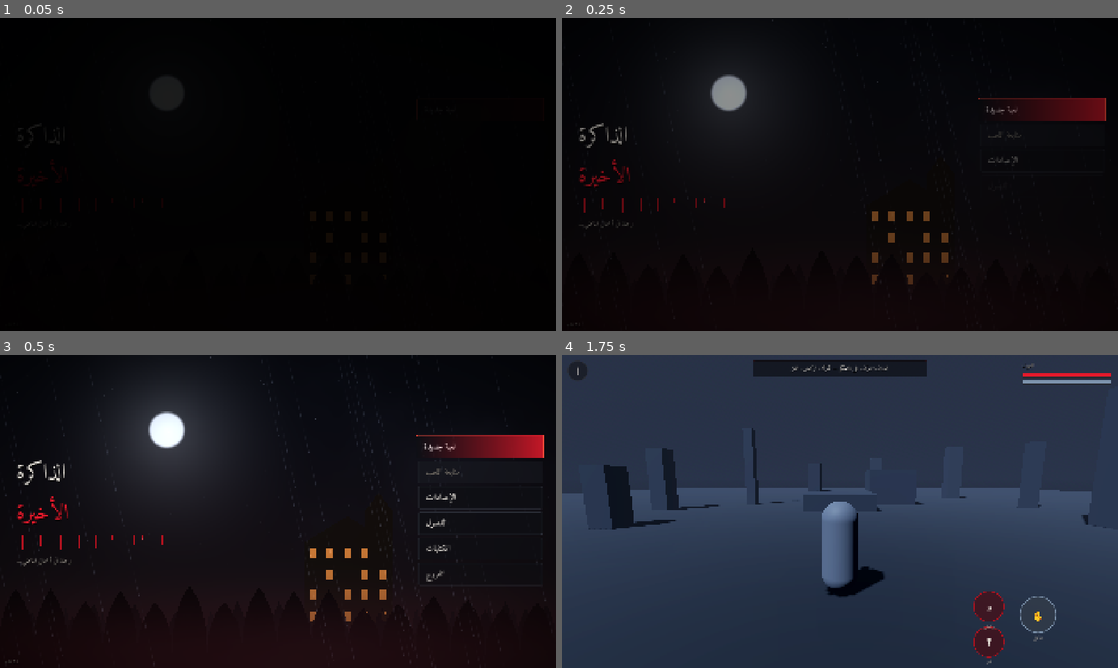
Above: before the commit, frames 1-4 (two rows, left to right).
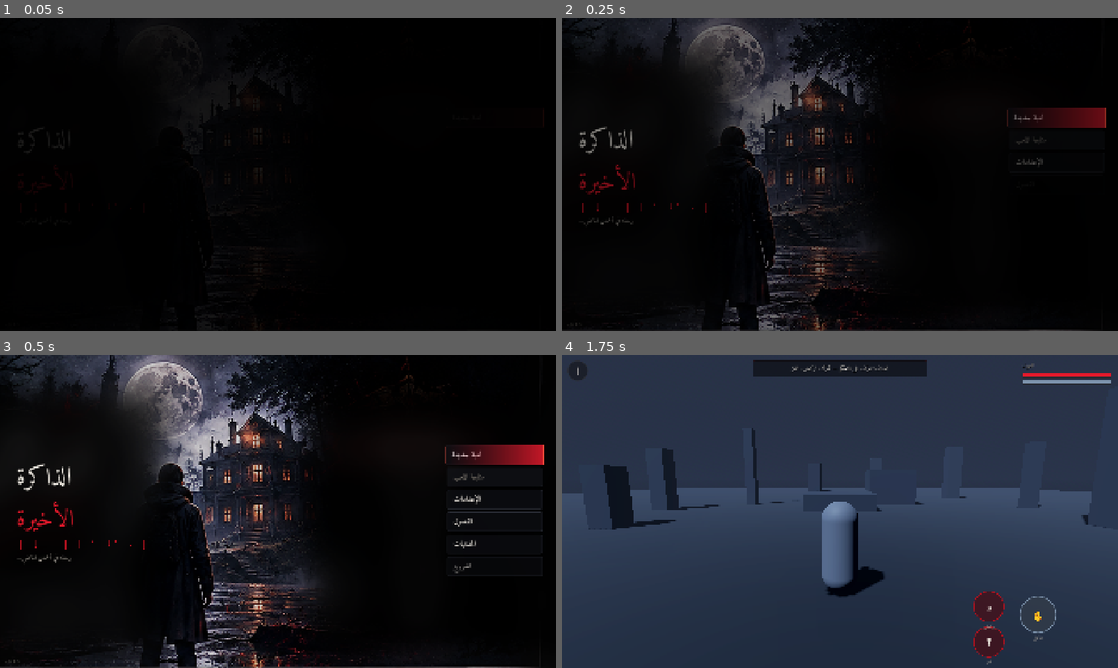
Above: after the commit, the same moments.

Repository: khlool509-spec/the-last-memory
Game: Godot game, scene res://src/ui/screens/main_menu.tscn
Two runs of this game, one before a commit and one after it. Both use one fixed random seed, a clock stepped at 60 frames per second and the inputs below.
Inputs (mouse positions are in pixels of both pictures, inside the frame that each line leads up to):
- Up to frame 1 (0.05 s): no input
- Up to frame 2 (0.25 s): no input
- Up to frame 3 (0.5 s): no input
- Up to frame 4 (1.75 s): click "لعبة جديدة" at 0.5 s; drag from (956, 520) to (895, 442) at 1.27 s

The runs differ from the first frame. In frame 1, less than 0.1% of the frame differs, in the area x 3-12%, y 34-44%; in frame 2, 12%; in frame 3, 25%, in the area x 0-100%, y 0-100%; in frame 4, nothing differs.

Commit message:
feat: اعتماد التصميم المرجعي كخلفية فعلية للقائمة (v0.3.0)
التصميم الإجرائي لم يقترب من المرجع، والسبب أن المرجع عمل فني مرسوم
ولا أملك توليد الصور. الحل: استخدام الصورة المرجعية نفسها.

العائق كان أن الواجهة مدمجة داخل الرسم (شعار وقائمة وزر إيقاف ودائرة
عصا)، فلو استُخدمت كما هي لظهر كل شيء مكرراً.

tools/prepare_menu_bg.py يعالجها:
- يقصّ الإطار الأسود والحدّ العمودي
- يطمس مناطق الواجهة المدمجة بضباب ثم إزالة تشبّع ثم تعتيم عميق،
  بحواف متدرّجة. الضباب وحده حوّل الشعار الأحمر إلى لطخة؛ التعتيم
  العميق يحوّله إلى ظل يندمج في مشهد ليلي. وهي نفس المناطق التي
  تغطيها الواجهة الحقيقية
- يكبّر إلى 2560 عرضاً بـ Lanczos مع إبراز حواف

الناتج 2560x1114 مُثبت في assets/textures/ui/menu_bg.png، ويلتقطه
AtmosphereBG تلقائياً بدل المشهد الإجرائي.

وضُبطت نسب الواجهة لتقارب المرجع: الشعار أكبر وسطراه متلاصقان بقطرات
أرق، والأزرار أضيق وأقصر وخطها أصغر.

اختبار جديد: يرفض غياب الصورة الفنية أو ضعف دقتها أو ضيق نسبتها، حتى
لا يسقط المشروع إلى الخلفية الإجرائية بصمت.

72 اختباراً + فحص التخطيط، صفر إخفاق.

Co-Authored-By: Claude Opus 5 <noreply@anthropic.com>
Claude-Session: https://claude.ai/code/session_017VjGEPiEeuSU2tUoLWuwPC

Diff:
--- a/project.godot
+++ b/project.godot
@@ -10,7 +10,7 @@
 
 config/name="THE LAST MEMORY"
 config/description="لعبة مغامرات وغموض ثلاثية الأبعاد بمنظور الشخص الثالث، للأندرويد، فردية وتعمل دون اتصال."
-config/version="0.2.2"
+config/version="0.3.0"
 run/main_scene="res://src/ui/screens/main_menu.tscn"
 config/features=PackedStringArray("4.7", "Mobile")
 config/icon="res://assets/textures/icon/icon_512.png"
--- a/src/ui/components/atmosphere_bg.gd
+++ b/src/ui/components/atmosphere_bg.gd
@@ -17,7 +17,7 @@
 @export var rain_amount := 0.40
 @export var blood_glow := 0.18
 ## تعتيم فوق الصورة الفنية حتى يبقى النص مقروءاً
-@export var image_darken := 0.42
+@export var image_darken := 0.18
 
 var _shader_rect: ColorRect
 var using_image: bool = false
--- a/src/ui/components/menu_button.gd
+++ b/src/ui/components/menu_button.gd
@@ -10,7 +10,7 @@
 	text = label
 
 func _ready() -> void:
-	custom_minimum_size = Vector2(430, 72)
+	custom_minimum_size = Vector2(330, 60)
 	focus_mode = Control.FOCUS_ALL
 	alignment = HORIZONTAL_ALIGNMENT_RIGHT
 	layout_direction = Control.LAYOUT_DIRECTION_RTL
--- a/src/ui/screens/main_menu.gd
+++ b/src/ui/screens/main_menu.gd
@@ -53,16 +53,17 @@
 	box.layout_direction = Control.LAYOUT_DIRECTION_RTL
 	box.alignment = BoxContainer.ALIGNMENT_CENTER
 	box.size_flags_vertical = Control.SIZE_EXPAND_FILL
-	box.custom_minimum_size = Vector2(540, 0)
-	box.add_theme_constant_override("separation", 4)
+	box.custom_minimum_size = Vector2(520, 0)
+	box.add_theme_constant_override("separation", -6)
 	box.mouse_filter = Control.MOUSE_FILTER_IGNORE
 
 	box.add_child(_title_line("الذاكرة", Palette.BONE))
 	box.add_child(_title_line("الأخيرة", Palette.BLOOD_HOT))
 
 	var drip := BloodDrip.new()
-	drip.drip_count = 9
-	drip.max_length = 52.0
+	drip.drip_count = 11
+	drip.max_length = 34.0
+	drip.thickness = 3.4
 	box.add_child(drip)
 
 	var sub := Label.new()
@@ -79,7 +80,7 @@
 	var l := Label.new()
 	l.text = txt
 	l.layout_direction = Control.LAYOUT_DIRECTION_RTL
-	l.add_theme_font_size_override("font_size", UITheme.SIZE_TITLE + 18)
+	l.add_theme_font_size_override("font_size", UITheme.SIZE_TITLE + 26)
 	l.add_theme_color_override("font_color", col)
 	l.add_theme_color_override("font_shadow_color", Color(0, 0, 0, 0.9))
 	l.add_theme_constant_override("shadow_offset_y", 4)
--- a/src/ui/theme/ui_theme.gd
+++ b/src/ui/theme/ui_theme.gd
@@ -8,7 +8,7 @@
 
 const SIZE_TITLE := 58
 const SIZE_HEADING := 36
-const SIZE_BUTTON := 30
+const SIZE_BUTTON := 27
 const SIZE_BODY := 24
 const SIZE_SMALL := 19
 
@@ -37,10 +37,10 @@
 	sb.border_color = border
 	sb.set_border_width_all(bw)
 	sb.set_corner_radius_all(radius)
-	sb.content_margin_left = 26
-	sb.content_margin_right = 26
-	sb.content_margin_top = 12
-	sb.content_margin_bottom = 12
+	sb.content_margin_left = 22
+	sb.content_margin_right = 22
+	sb.content_margin_top = 9
+	sb.content_margin_bottom = 9
 	return sb
 
 static func _build_button(t: Theme, bold: FontFile) -> void:
--- a/tests/test_runner.gd
+++ b/tests/test_runner.gd
@@ -31,6 +31,7 @@
 	_test_settings_roundtrip()
 	_test_save_roundtrip()
 	_test_icons()
+	_test_menu_background()
 	print("\n=== النتيجة: %d نجح، %d أخفق ===" % [_pass, _fail])
 	quit(_fail)
 
@@ -406,3 +407,34 @@
 			_no("  " + k.get_file(), "القياس %dx%d والمطلوب %dx%d" % [tex.get_width(), tex.get_height(), want[0], want[1]])
 		else:
 			_ok("  %s (%dx%d)" % [path.get_file(), tex.get_width(), tex.get_height()])
+
+
+# ---------- خلفية القائمة ----------
+## التصميم المعتمد يقوم على صورة فنية. إن غابت يسقط المشروع تلقائياً
+## إلى المشهد الإجرائي، وهذا تراجع بصري كبير يجب ألا يمر بصمت.
+func _test_menu_background() -> void:
+	print("\n[خلفية القائمة]")
+	var found := ""
+	for cand in ["res://assets/textures/ui/menu_bg.png",
+				 "res://assets/textures/ui/menu_bg.jpg",
+				 "res://assets/textures/ui/menu_bg.webp"]:
+		if ResourceLoader.exists(cand):
+			found = cand
+			break
+	if found == "":
+		_no("الصورة الفنية موجودة", "ستُستخدم الخلفية الإجرائية بدلاً منها")
+		return
+	var tex: Texture2D = ResourceLoader.load(found)
+	if tex == null:
+		_no("تحميل الخلفية", found)
+		return
+	_ok("الخلفية: %s (%dx%d)" % [found.get_file(), tex.get_width(), tex.get_height()])
+	if tex.get_width() < 1600:
+		_no("  دقة كافية للهاتف", "العرض %d والمطلوب 1600 على الأقل" % tex.get_width())
+	else:
+		_ok("  دقة كافية للهاتف")
+	var ratio := float(tex.get_width()) / maxf(1.0, float(tex.get_height()))
+	if ratio < 1.6:
+		_no("  نسبة عريضة مناسبة", "النسبة %.2f وهي ضيقة على الشاشة الأفقية" % ratio)
+	else:
+		_ok("  نسبة عريضة (%.2f)" % ratio)
Binary file added: assets/textures/ui/menu_bg.png
Not shown, added: assets/textures/ui/menu_bg.png.import
Not shown, changed: export_presets.cfg
Not shown, changed: VERSION
